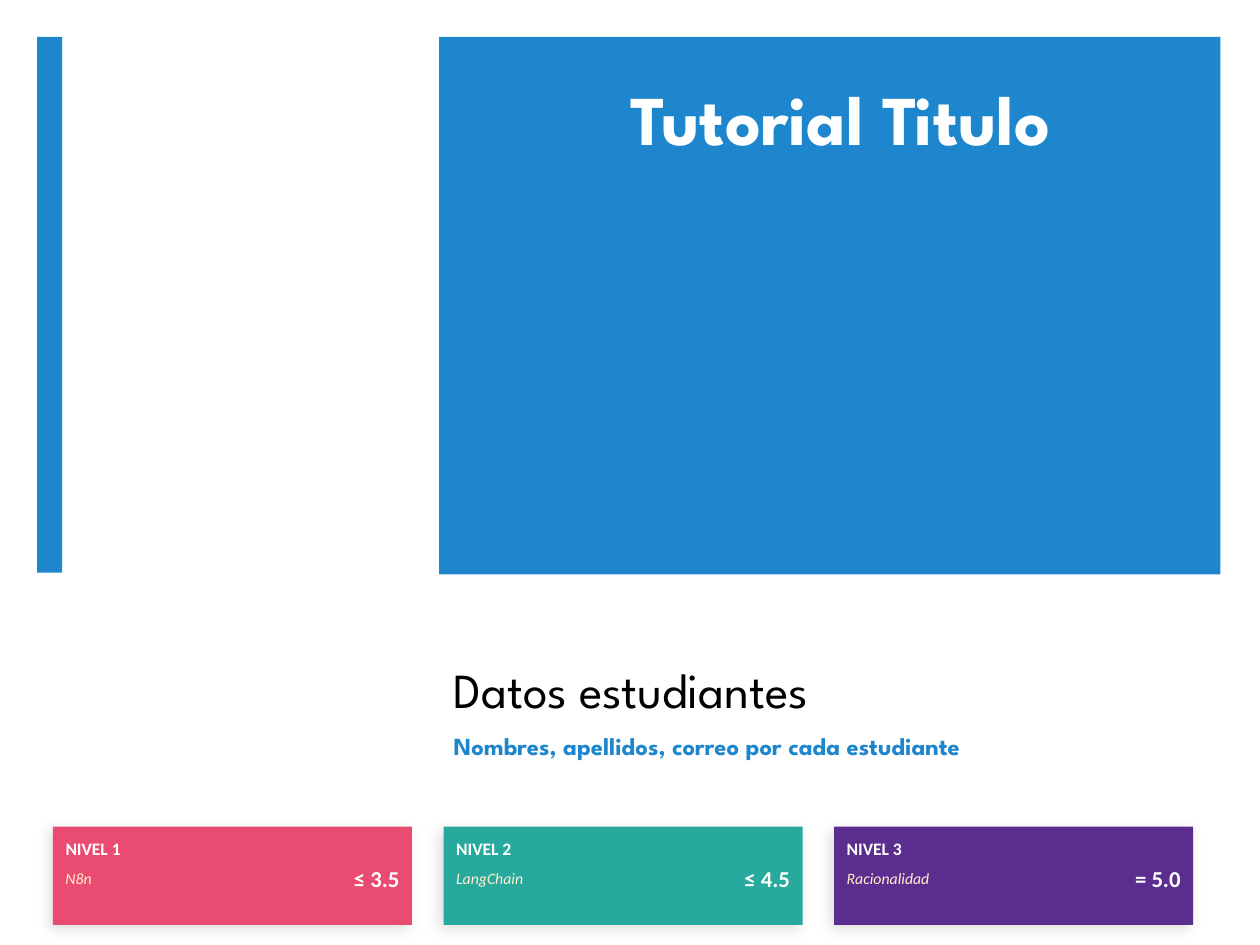
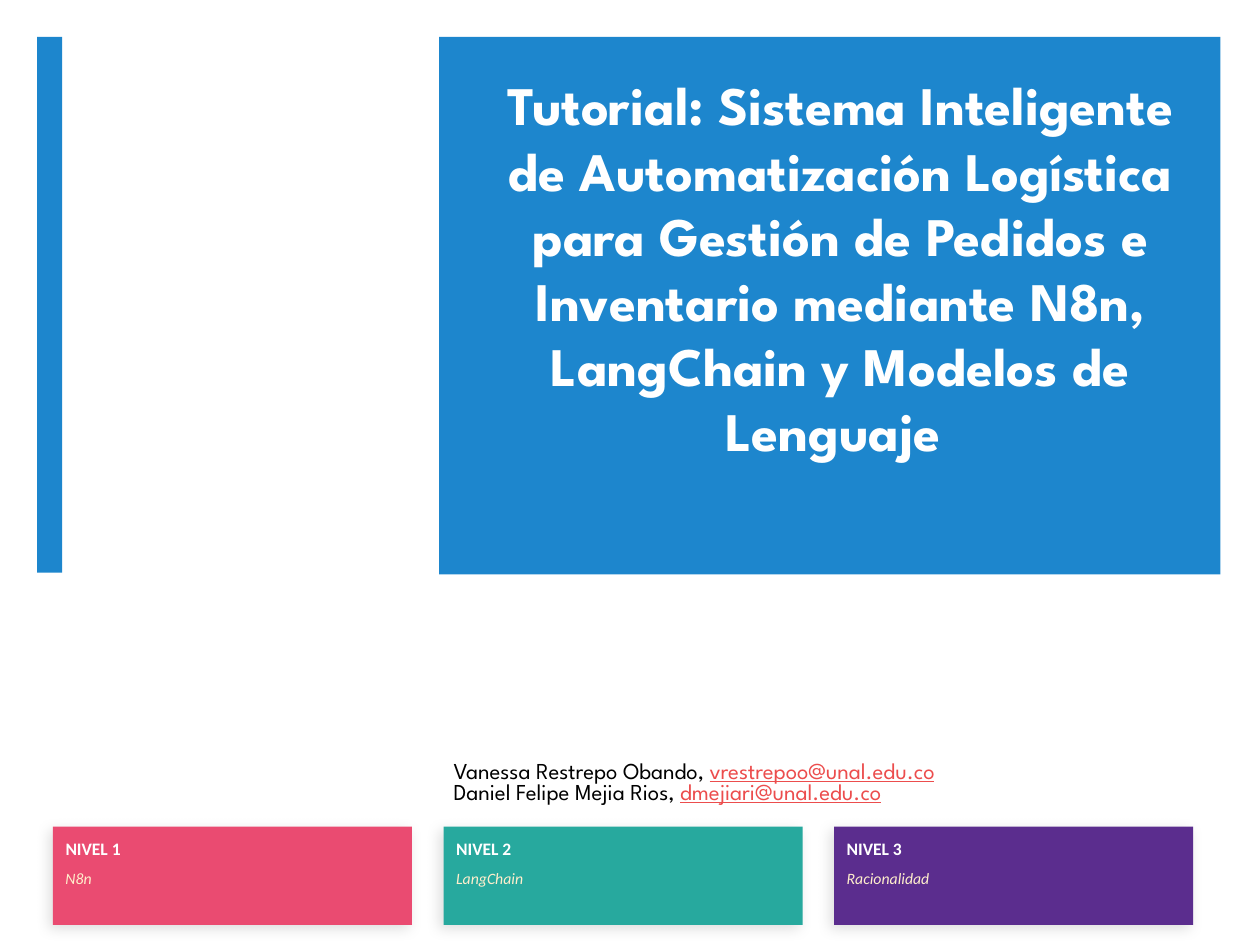
Before and after one commit to DmejiariUnal8313/Sistemas_Inteligentes_Vanessa_Daniel, a slide deck: slide 1 of Plantilla Tutoriales UNAL V2.pptx. Drawn at 1260x945 pixels with LibreOffice and Linux fonts; fonts in the diff are those of the drawing; background and template pictures are left out. Boxes give left, top, right and bottom in pixels: in the first picture for what was removed or moved away, otherwise in the second. Text is boxed around its words. In the diff, an @@ line names an element or a change of style, - is before the commit and + after.

```diff
--- a/Plantilla Tutoriales UNAL V2.pptx
+++ b/Plantilla Tutoriales UNAL V2.pptx
@@ text added at (x1=507, y1=87, x2=1173, y2=463), 31 pt, text #FFFFFF, bold @@
+Tutorial: Sistema Inteligente de Automatización Logística para Gestión de Pedidos e Inventario mediante N8n, LangChain y Modelos de Lenguaje
@@ text removed at (x1=630, y1=97, x2=1050, y2=146) @@
-Tutorial Titulo
@@ title removed at (x1=454, y1=674, x2=808, y2=709) @@
-Datos estudiantes
@@ subtitle at (x1=454, y1=763, x2=935, y2=805): text changed; size 14 to 12.9 pt; text colour #1D86CD to #000000; bold off @@
-Nombres, apellidos, correo por cada estudiante
+Vanessa Restrepo Obando, vrestrepoo@unal.edu.co
+Daniel Felipe Mejia Rios, dmejiari@unal.edu.co
@@ text removed at (x1=370, y1=872, x2=399, y2=887) @@
-≤ 3.5
@@ text removed at (x1=761, y1=872, x2=790, y2=887) @@
-≤ 4.5
@@ text removed at (x1=1152, y1=872, x2=1181, y2=887) @@
-= 5.0
```
Also in this commit, not shown: 9 other slides changed, 3 slides added, 3 slides removed, 3 other files.
